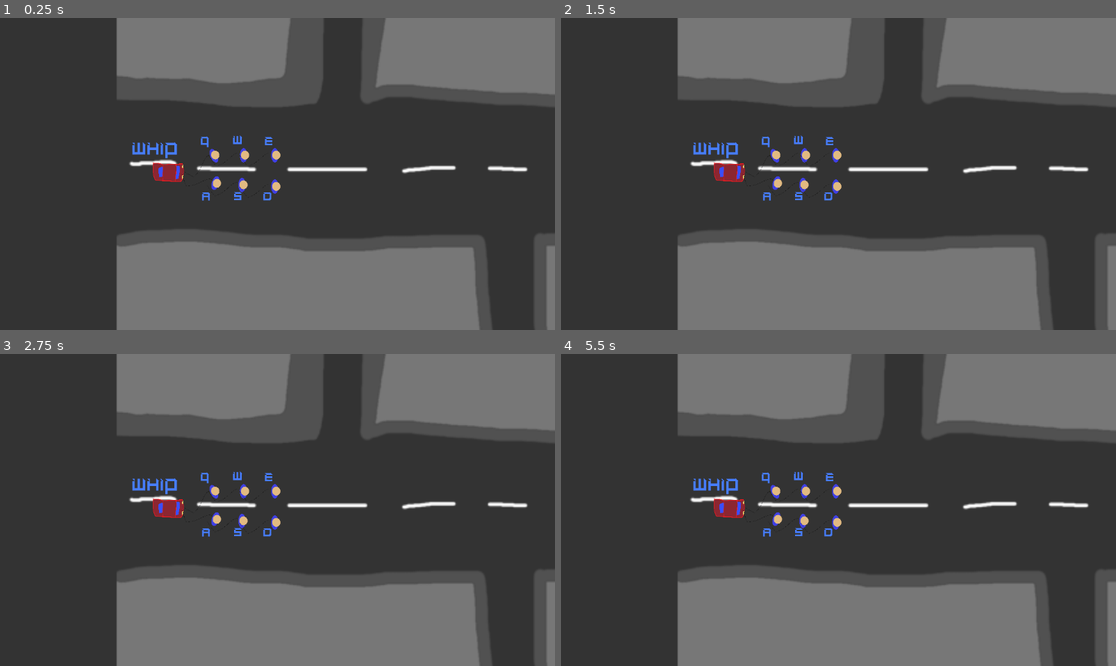
Above: before the commit, frames 1-4 (two rows, left to right).
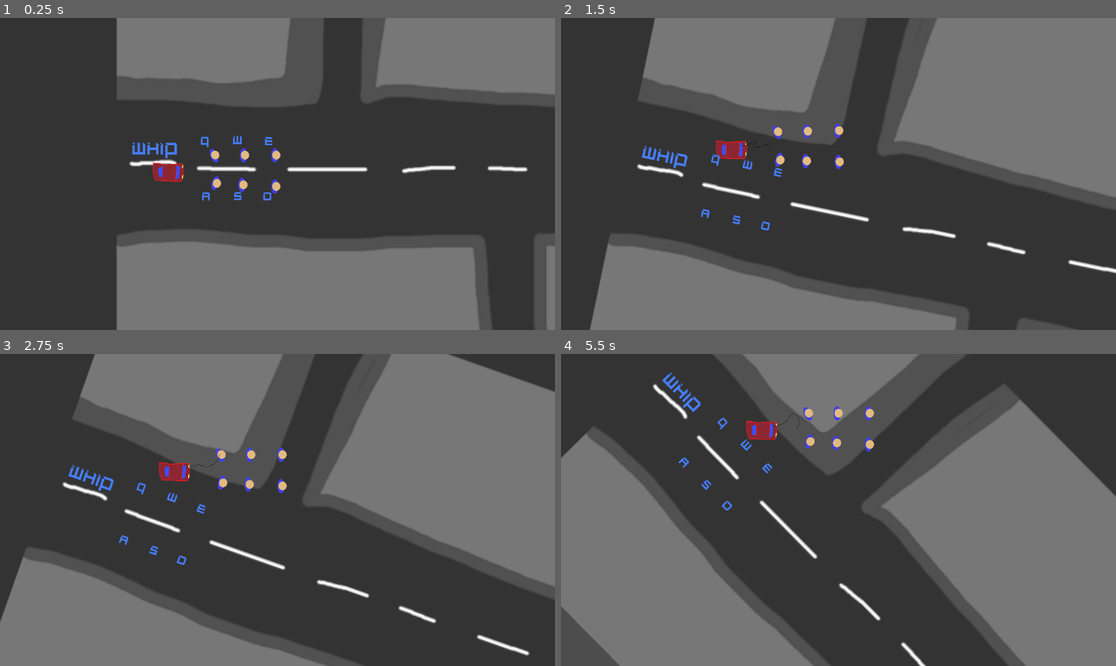
Above: after the commit, the same moments.

Repository: pazhersh/CarPull
Game: Godot game, scene res://scenes/Tutorial-Level.tscn
Two runs of this game, one before a commit and one after it. Both use one fixed random seed, a clock stepped at 60 frames per second and the inputs below.
Inputs:
- Up to frame 1 (0.25 s): no input
- Up to frame 2 (1.5 s): tap Enter at 0.5 s; tap Q (Q) at 0.6, 1.35 s; tap Space at 1.25 s
- Up to frame 3 (2.75 s): tap Q (Q) at 2.1 s
- Up to frame 4 (5.5 s): tap Q (Q) every 0.75 s from 2.85 to 5.1 s; tap Enter at 3.5 s; tap Space at 5 s

The runs differ from the first frame. In frame 1, less than 0.1% of the frame differs, in the area x 32-48%, y 44-57%; in frame 2, 43%; in frame 3, 52%; in frame 4, 65%, in the area x 0-100%, y 0-100%.

Commit message:
improved whip animation

Diff:
--- a/objects/person.tscn
+++ b/objects/person.tscn
@@ -86,7 +86,9 @@
 shape = SubResource("CircleShape2D_04t4w")
 
 [node name="Whip" parent="." instance=ExtResource("4_rmixa")]
-position = Vector2(-11, 2)
-rotation = 0.0
+position = Vector2(-13, 2)
+rotation = 0.352556
+frame = 3
+frame_progress = 0.0
 
 [connection signal="body_entered" from="Area2D" to="." method="_on_area_2d_body_entered"]
--- a/objects/whip.tscn
+++ b/objects/whip.tscn
@@ -1,27 +1,41 @@
-[gd_scene load_steps=6 format=3 uid="uid://dnlkk8c4xp1m2"]
+[gd_scene load_steps=8 format=3 uid="uid://dnlkk8c4xp1m2"]
 
-[ext_resource type="Texture2D" uid="uid://cd83ufecbiy72" path="res://assets/Untitled.ss.png" id="1_wqv1x"]
+[ext_resource type="Texture2D" uid="uid://cs2a7tlib3yqb" path="res://assets/whip.ss.png" id="1_w4cnu"]
 
-[sub_resource type="AtlasTexture" id="AtlasTexture_fk31t"]
-atlas = ExtResource("1_wqv1x")
+[sub_resource type="AtlasTexture" id="AtlasTexture_ghktm"]
+atlas = ExtResource("1_w4cnu")
 region = Rect2(0, 0, 800, 600)
 
-[sub_resource type="AtlasTexture" id="AtlasTexture_cupng"]
-atlas = ExtResource("1_wqv1x")
+[sub_resource type="AtlasTexture" id="AtlasTexture_q6gqj"]
+atlas = ExtResource("1_w4cnu")
 region = Rect2(800, 0, 800, 600)
+
+[sub_resource type="AtlasTexture" id="AtlasTexture_7d6gd"]
+atlas = ExtResource("1_w4cnu")
+region = Rect2(1600, 0, 800, 600)
+
+[sub_resource type="AtlasTexture" id="AtlasTexture_0yftx"]
+atlas = ExtResource("1_w4cnu")
+region = Rect2(2400, 0, 800, 600)
 
 [sub_resource type="SpriteFrames" id="SpriteFrames_lflu0"]
 animations = [{
 "frames": [{
 "duration": 1.0,
-"texture": SubResource("AtlasTexture_fk31t")
+"texture": SubResource("AtlasTexture_ghktm")
 }, {
 "duration": 1.0,
-"texture": SubResource("AtlasTexture_cupng")
+"texture": SubResource("AtlasTexture_q6gqj")
+}, {
+"duration": 1.0,
+"texture": SubResource("AtlasTexture_7d6gd")
+}, {
+"duration": 1.0,
+"texture": SubResource("AtlasTexture_0yftx")
 }],
 "loop": false,
 "name": &"default",
-"speed": 5.0
+"speed": 6.0
 }]
 
 [sub_resource type="GDScript" id="GDScript_fhtl2"]
@@ -43,8 +57,8 @@
 rotation = -0.42586
 scale = Vector2(0.0411782, 0.0411782)
 sprite_frames = SubResource("SpriteFrames_lflu0")
-frame_progress = 0.47776
-flip_v = true
+frame = 2
+frame_progress = 1.0
 script = SubResource("GDScript_fhtl2")
 
 [connection signal="animation_finished" from="." to="." method="_on_animation_finished"]
--- a/utility/car.tscn
+++ /dev/null
@@ -1,47 +0,0 @@
-[gd_scene load_steps=5 format=3 uid="uid://0ubt6f1432ul"]
-
-[ext_resource type="Script" path="res://scripts/car.gd" id="1_q3yv1"]
-[ext_resource type="Texture2D" uid="uid://bo252o0ir8t6u" path="res://assets/car 1.png" id="2_u74su"]
-[ext_resource type="PackedScene" uid="uid://fqqvenao4w0u" path="res://utility/person.tscn" id="3_nl0ox"]
-
-[sub_resource type="RectangleShape2D" id="RectangleShape2D_rxctr"]
-size = Vector2(20, 21.7163)
-
-[node name="car" type="CharacterBody2D"]
-floor_stop_on_slope = false
-script = ExtResource("1_q3yv1")
-
-[node name="CarSprite" type="Sprite2D" parent="."]
-position = Vector2(-14, 0)
-scale = Vector2(0.0299353, 0.0445433)
-texture = ExtResource("2_u74su")
-
-[node name="CarCollision" type="CollisionShape2D" parent="."]
-position = Vector2(-14, 0)
-scale = Vector2(1.00877, 0.597459)
-shape = SubResource("RectangleShape2D_rxctr")
-
-[node name="person" parent="." instance=ExtResource("3_nl0ox")]
-position = Vector2(16, -11)
-rotation = -0.42586
-
-[node name="person2" parent="." instance=ExtResource("3_nl0ox")]
-position = Vector2(17, 7)
-rotation = 0.284489
-metadata/Input = "A"
-
-[node name="person3" parent="." instance=ExtResource("3_nl0ox")]
-position = Vector2(34, 8)
-metadata/Input = "S"
-
-[node name="person4" parent="." instance=ExtResource("3_nl0ox")]
-position = Vector2(35, -11)
-metadata/Input = "W"
-
-[node name="person5" parent="." instance=ExtResource("3_nl0ox")]
-position = Vector2(55, -11)
-metadata/Input = "E"
-
-[node name="person6" parent="." instance=ExtResource("3_nl0ox")]
-position = Vector2(55, 9)
-metadata/Input = "D"
--- a/utility/person.tscn
+++ /dev/null
@@ -1,30 +0,0 @@
-[gd_scene load_steps=6 format=3 uid="uid://fqqvenao4w0u"]
-
-[ext_resource type="Script" path="res://scripts/person-node.gd" id="1_68hfq"]
-[ext_resource type="Texture2D" uid="uid://cx4m8442uhned" path="res://assets/person 1.png" id="2_b7bf1"]
-[ext_resource type="Script" path="res://scripts/person-sprite.gd" id="3_sj1be"]
-[ext_resource type="PackedScene" uid="uid://dnlkk8c4xp1m2" path="res://utility/whip.tscn" id="4_rmixa"]
-
-[sub_resource type="CircleShape2D" id="CircleShape2D_04t4w"]
-radius = 5.0
-
-[node name="person" type="Node2D" groups=["people"]]
-script = ExtResource("1_68hfq")
-metadata/Input = "Q"
-
-[node name="Sprite" type="Sprite2D" parent="."]
-scale = Vector2(0.0354278, 0.0354278)
-texture = ExtResource("2_b7bf1")
-script = ExtResource("3_sj1be")
-metadata/_edit_lock_ = true
-
-[node name="Area2D" type="Area2D" parent="."]
-
-[node name="CollisionShape2D" type="CollisionShape2D" parent="Area2D"]
-shape = SubResource("CircleShape2D_04t4w")
-
-[node name="Whip" parent="." instance=ExtResource("4_rmixa")]
-position = Vector2(-11, 2)
-rotation = 0.0
-
-[connection signal="body_entered" from="Area2D" to="." method="_on_area_2d_body_entered"]
--- a/utility/whip.tscn
+++ /dev/null
@@ -1,37 +0,0 @@
-[gd_scene load_steps=6 format=3 uid="uid://dnlkk8c4xp1m2"]
-
-[ext_resource type="Texture2D" uid="uid://cd83ufecbiy72" path="res://assets/Untitled.ss.png" id="1_wqv1x"]
-[ext_resource type="Script" path="res://scenes/Whip.gd" id="2_nrg2o"]
-
-[sub_resource type="AtlasTexture" id="AtlasTexture_fk31t"]
-atlas = ExtResource("1_wqv1x")
-region = Rect2(0, 0, 800, 600)
-
-[sub_resource type="AtlasTexture" id="AtlasTexture_cupng"]
-atlas = ExtResource("1_wqv1x")
-region = Rect2(800, 0, 800, 600)
-
-[sub_resource type="SpriteFrames" id="SpriteFrames_lflu0"]
-animations = [{
-"frames": [{
-"duration": 1.0,
-"texture": SubResource("AtlasTexture_fk31t")
-}, {
-"duration": 1.0,
-"texture": SubResource("AtlasTexture_cupng")
-}],
-"loop": false,
-"name": &"default",
-"speed": 5.0
-}]
-
-[node name="Whip" type="AnimatedSprite2D"]
-position = Vector2(-8, 6)
-rotation = -0.42586
-scale = Vector2(0.0411782, 0.0411782)
-sprite_frames = SubResource("SpriteFrames_lflu0")
-frame_progress = 0.47776
-flip_v = true
-script = ExtResource("2_nrg2o")
-
-[connection signal="animation_finished" from="." to="." method="_on_animation_finished"]
Binary file removed: assets/Untitled.ss.png
Binary file added: assets/whip.ss.png
Not shown, changed: assets/whip.ss.png.import
Not shown, added: assets/whip.pdn
